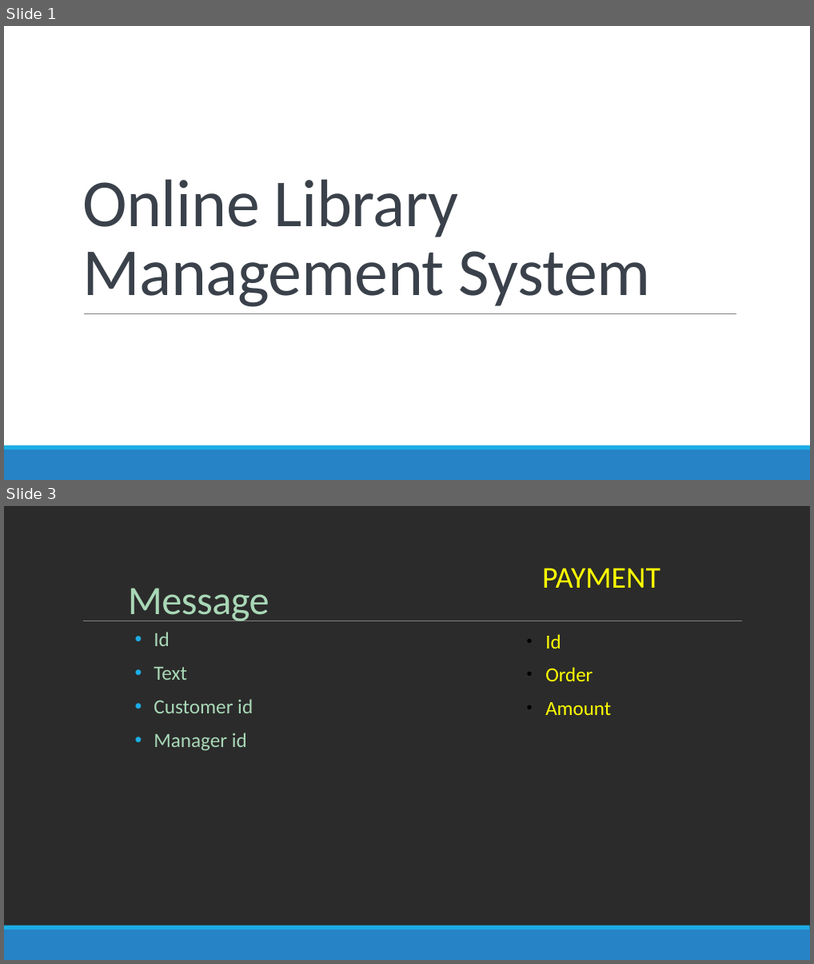
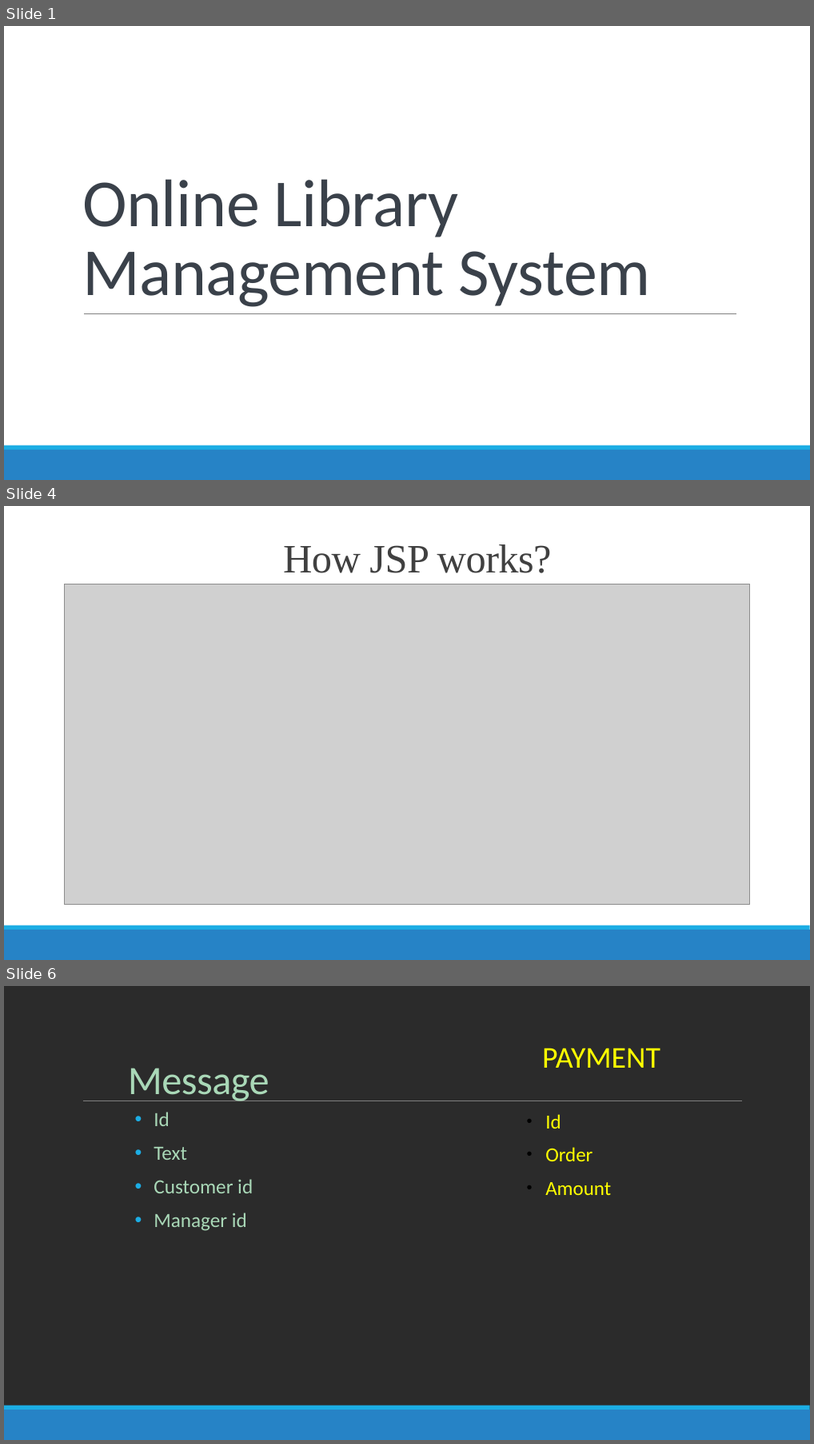
Before and after one commit to javohir101dev/online-library-management, a slide deck: documents/Online Library Management System.pptx. Shown one above the other, each under a label of ours: slides 1 and 3 before the commit, slides 1, 4 and 6 after it; the slides between them are not shown. The pictures are 814x964 and 814x1444 pixels, drawn with LibreOffice and Linux fonts; fonts in the diff are those of the drawing; grey boxes stand for pictures; background and template pictures are left out; a plain dark background stands for a picture behind light text. Boxes give left, top, right and bottom in pixels: in the first picture for what was removed or moved away, otherwise in the second. Text is boxed around its words. In the diff, an @@ line names an element or a change of style, - is before the commit and + after.

```diff
--- a/documents/Online Library Management System.pptx
+++ b/documents/Online Library Management System.pptx
@@ slide 4 added at <box>4,506,810,960</box>, background #FFFFFF; not listed: 2 template elements that a slide beside it also shows @@
@@ title added at <box>283,544,552,573</box>, 48 pt, text #404040 @@
+How JSP works?
@@ picture added at <box>65,584,750,904</box> @@
@@ what was slide 3 is now slide 6 @@
```
Also in this commit, not shown: 7 slides changed, 5 other slides added, 5 other files.
